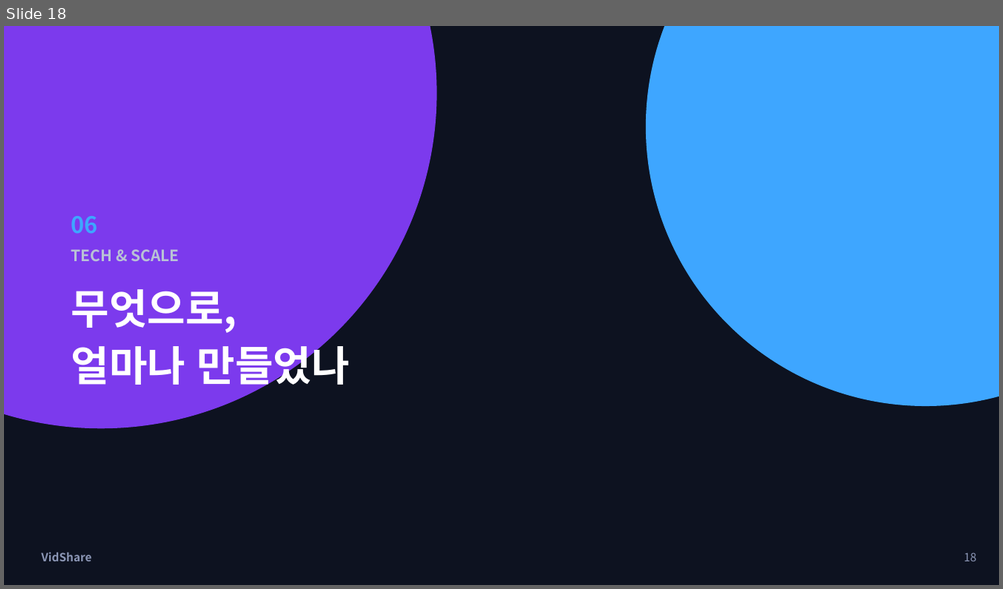
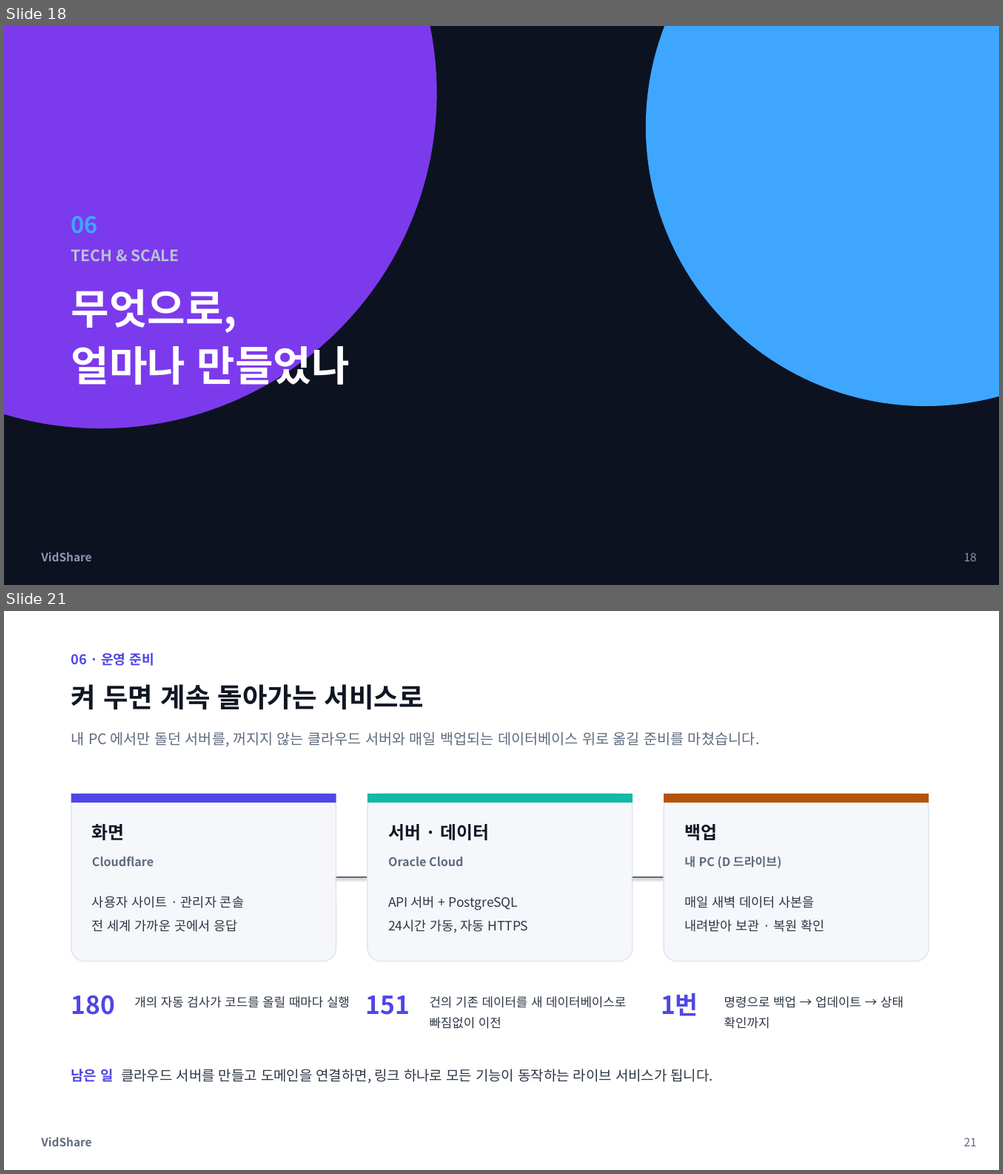
Before and after one commit to samam0234/vidshare, a slide deck: portfolio/VidShare-포트폴리오.pptx. Shown one above the other, each under a label of ours: slide 18 before the commit, slides 18 and 21 after it; the slides between them are not shown. The pictures are 1003x589 and 1003x1174 pixels, drawn with LibreOffice and Linux fonts; fonts in the diff are those of the drawing. Boxes give left, top, right and bottom in pixels: in the first picture for what was removed or moved away, otherwise in the second. Text is boxed around its words. In the diff, an @@ line names an element or a change of style, - is before the commit and + after.

```diff
--- a/portfolio/VidShare-포트폴리오.pptx
+++ b/portfolio/VidShare-포트폴리오.pptx
@@ slide 21 added at <box>4,611,999,1170</box>, background #FFFFFF @@
@@ text added at <box>71,652,154,666</box>, 13 pt, text #4F46E5, bold @@
+06 · 운영 준비
@@ text added at <box>71,684,424,710</box>, 26 pt, text #101623, bold @@
+켜 두면 계속 돌아가는 서비스로
@@ text added at <box>71,732,760,747</box>, 14 pt, text #5F6B7F @@
+내 PC 에서만 돌던 서버를, 꺼지지 않는 클라우드 서버와 매일 백업되는 데이터베이스 위로 옮길 준비를 마쳤습니다.
@@ rounded rectangle added at <box>71,794,336,962</box>, fill #F6F7FB, outline #DFE4EE 1 pt @@
@@ rounded rectangle added at <box>71,794,336,803</box>, fill #4F46E5 @@
@@ rounded rectangle added at <box>367,794,632,962</box>, fill #F6F7FB, outline #DFE4EE 1 pt @@
@@ rounded rectangle added at <box>367,794,632,803</box>, fill #14B8A6 @@
@@ rounded rectangle added at <box>663,794,928,962</box>, fill #F6F7FB, outline #DFE4EE 1 pt @@
@@ rounded rectangle added at <box>663,794,928,803</box>, fill #B45309 @@
@@ text added at <box>92,824,125,840</box>, 17 pt, text #101623, bold @@
+화면
@@ text added at <box>388,824,489,840</box>, 17 pt, text #101623, bold @@
+서버 · 데이터
@@ text added at <box>684,824,717,840</box>, 17 pt, text #101623, bold @@
+백업
@@ text added at <box>92,857,153,866</box>, 11.5 pt, text #5F6B7F, bold @@
+Cloudflare
@@ text added at <box>388,857,463,866</box>, 11.5 pt, text #5F6B7F, bold @@
+Oracle Cloud
@@ text added at <box>684,856,781,869</box>, 11.5 pt, text #5F6B7F, bold @@
+내 PC (D 드라이브)
@@ text added at <box>92,896,244,932</box>, 12.5 pt, text #2C3646 @@
+사용자 사이트 · 관리자 콘솔
+전 세계 가까운 곳에서 응답
@@ line added from (336, 878) to (367, 878), #5F6B7F 1.5 pt @@
@@ text added at <box>388,896,529,933</box>, 12.5 pt, text #2C3646 @@
+API 서버 + PostgreSQL
+24시간 가동, 자동 HTTPS
@@ line added from (632, 878) to (663, 878), #5F6B7F 1.5 pt @@
@@ text added at <box>684,896,824,932</box>, 12.5 pt, text #2C3646 @@
+매일 새벽 데이터 사본을
+내려받아 보관 · 복원 확인
@@ text added at <box>71,995,115,1015</box>, 24 pt, text #4F46E5, bold @@
+180
@@ text added at <box>134,997,350,1008</box>, 12 pt, text #2C3646 @@
+개의 자동 검사가 코드를 올릴 때마다 실행
@@ text added at <box>366,996,410,1015</box>, 24 pt, text #4F46E5, bold @@
+151
@@ text added at <box>430,997,626,1029</box>, 12 pt, text #2C3646 @@
+건의 기존 데이터를 새 데이터베이스로 빠짐없이 이전
@@ text added at <box>660,994,698,1017</box>, 24 pt, text #4F46E5, bold @@
+1번
@@ text added at <box>724,997,903,1029</box>, 12 pt, text #2C3646 @@
+명령으로 백업 → 업데이트 → 상태 확인까지
@@ text added at <box>71,1069,714,1084</box>, 13.5 pt, text #2C3646 @@
+남은 일 클라우드 서버를 만들고 도메인을 연결하면, 링크 하나로 모든 기능이 동작하는 라이브 서비스가 됩니다.
@@ text added at <box>41,1137,91,1147</box>, 11 pt, text #5F6B7F, bold @@
+VidShare
@@ text added at <box>964,1138,976,1147</box>, 11 pt, text #5F6B7F @@
+21
```
Also in this commit, not shown: 8 slides changed, 12 other files.
